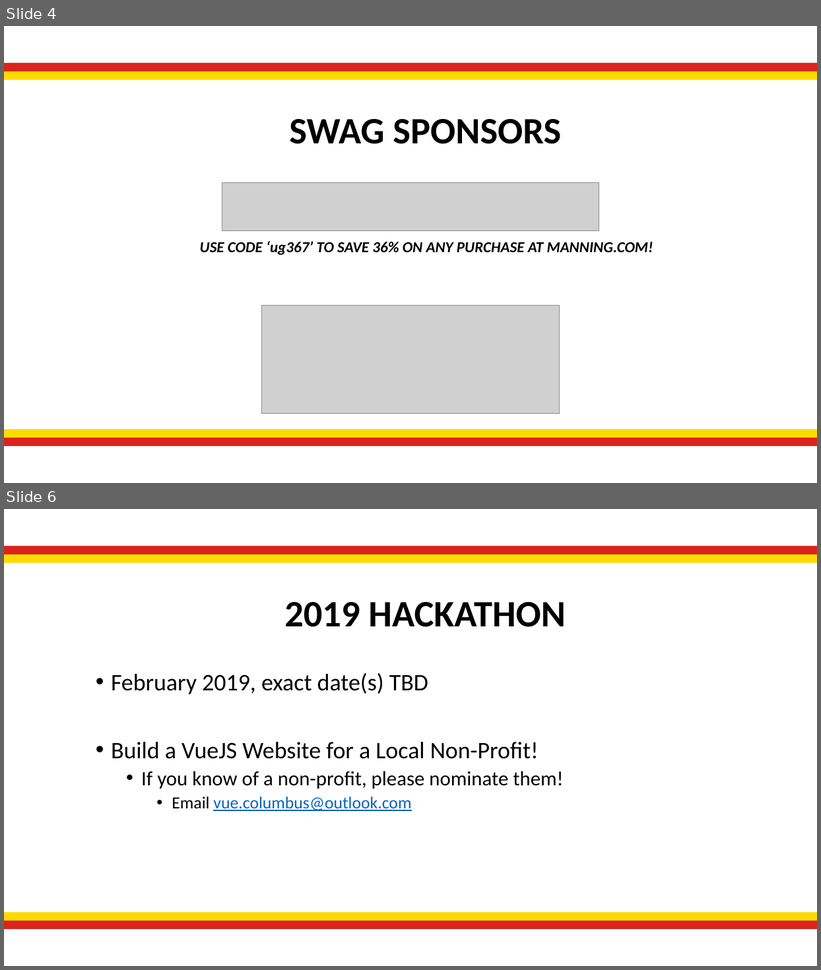
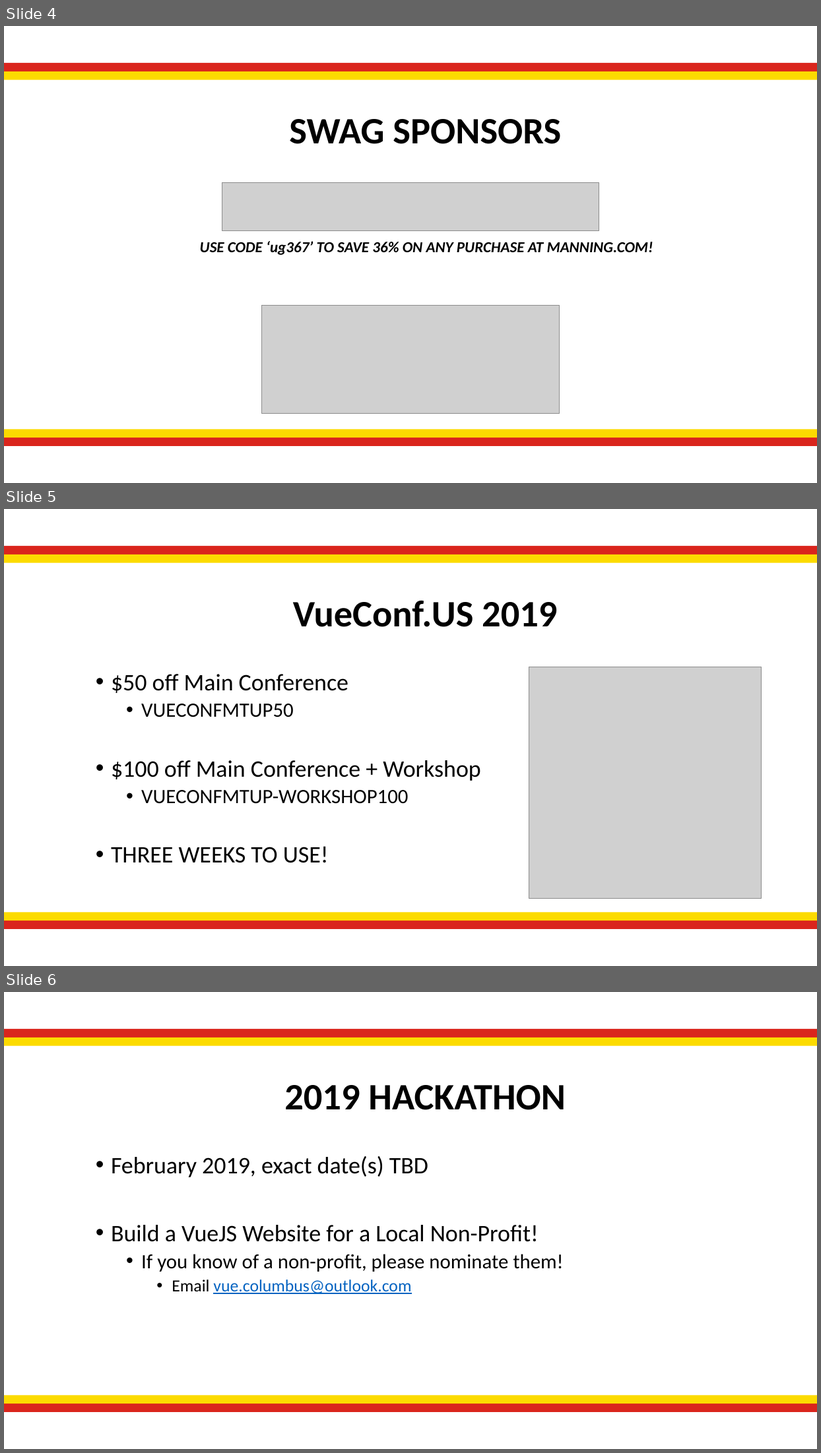
Before and after one commit to JavaScriptandFriends/VueMeetup, a slide deck: PreMeeting.pptx. Shown one above the other, each under a label of ours: slides 4 and 6 before the commit, slides 4, 5 and 6 after it; the slides between them are not shown. The pictures are 821x970 and 821x1453 pixels, drawn with LibreOffice and Linux fonts; fonts in the diff are those of the drawing; grey boxes stand for pictures; background and template pictures are left out. Boxes give left, top, right and bottom in pixels: in the first picture for what was removed or moved away, otherwise in the second. Text is boxed around its words. In the diff, an @@ line names an element or a change of style, - is before the commit and + after.

```diff
--- a/PreMeeting.pptx
+++ b/PreMeeting.pptx
@@ slide 5 added at (x1=4, y1=509, x2=817, y2=966), background #FFFFFF; not listed: 4 template elements that a slide beside it also shows @@
@@ title added at (x1=293, y1=600, x2=557, y2=627), 44 pt, text #000000, bold @@
+VueConf.US 2019
@@ picture added at (x1=529, y1=667, x2=761, y2=899) @@
@@ text added at (x1=111, y1=674, x2=481, y2=863), 28 pt, text #000000 @@
+• $50 off Main Conference
+  • VUECONFMTUP50
+• $100 off Main Conference + Workshop
+  • VUECONFMTUP-WORKSHOP100
+• THREE WEEKS TO USE!
```
Also in this commit, not shown: 1 slide changed, 1 slide removed.
